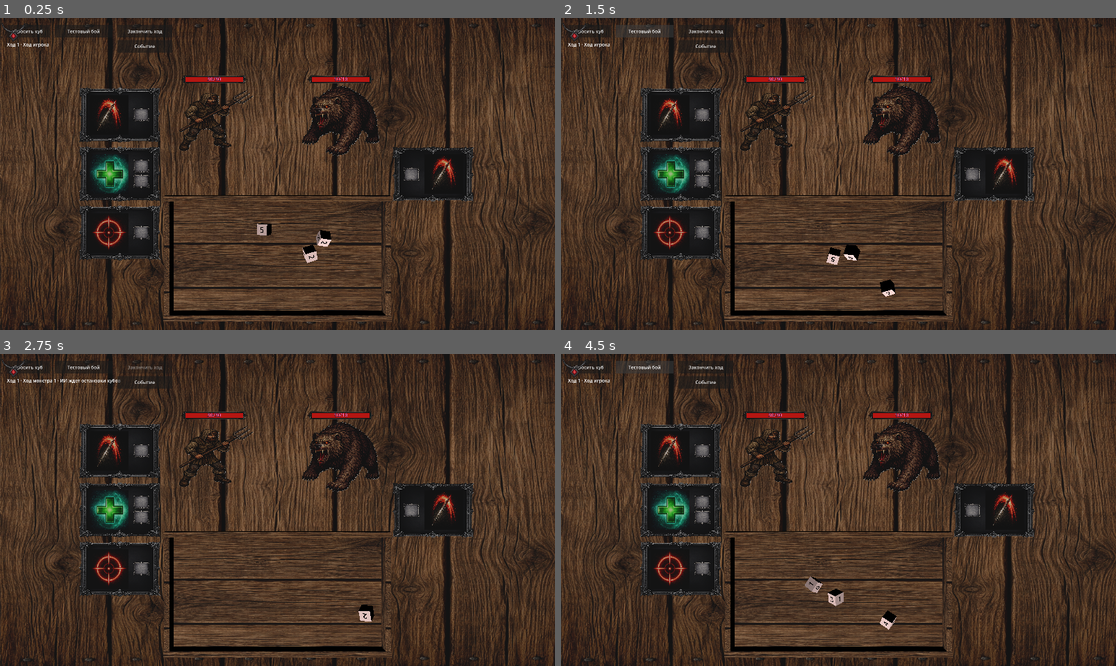
Above: before the commit, frames 1-4 (two rows, left to right).
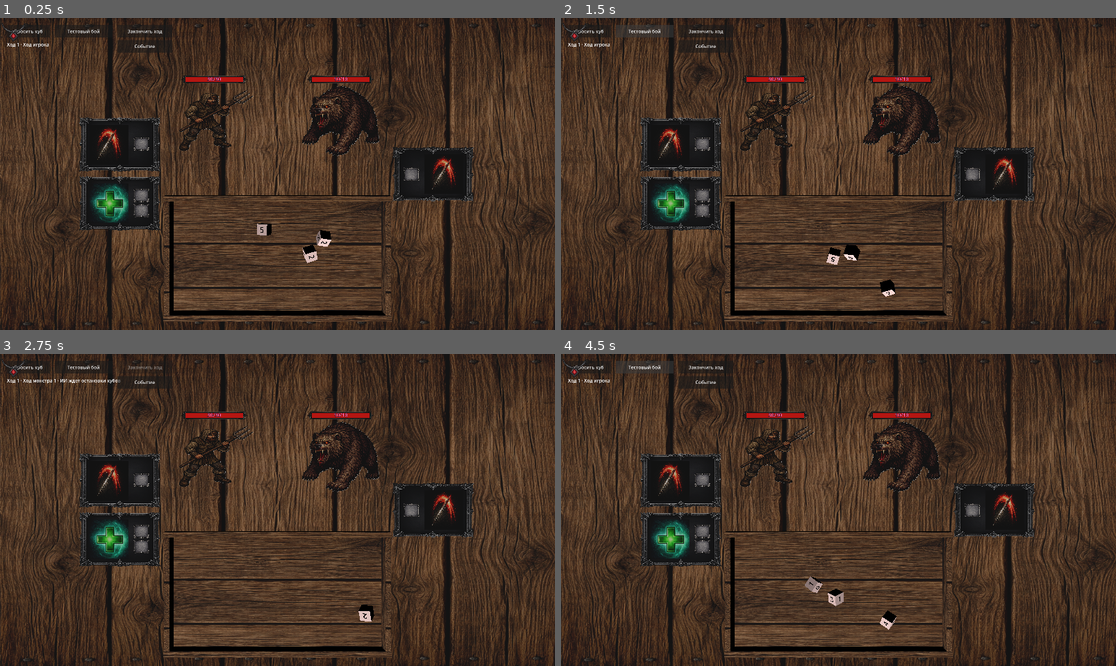
Above: after the commit, the same moments.

Repository: olegbogai-web/dicegame
Game: Godot game, scene res://scenes/new_battle_table.tscn
Two runs of this game, one before a commit and one after it. Both use one fixed random seed, a clock stepped at 60 frames per second and the inputs below. This scene is started directly instead of the project's main scene.
Inputs:
- Up to frame 1 (0.25 s): no input
- Up to frame 2 (1.5 s): click "Бросить куб" at 0.5 s; click "Тестовый бой" at 1.25 s
- Up to frame 3 (2.75 s): click "Закончить ход" at 2 s
- Up to frame 4 (4.5 s): click "Событие" at 2.75 s; click "Бросить куб" at 3.5 s; click "Тестовый бой" at 4.25 s

The runs differ from the first frame. In frame 1, 5.1% of the frame differs, in the area x 14-29%, y 22-78%; in frame 2, 5.1%; in frame 3, 5.1%; in frame 4, 5.1%.

Commit message:
Revert "Add `strengthening` ability with dice-sum cost and wire into player base kit"

Diff:
--- a/content/abilities/definitions/strengthening.tres
+++ /dev/null
@@ -1,57 +0,0 @@
-[gd_resource type="Resource" script_class="AbilityDefinition" format=3]
-
-[ext_resource type="Script" uid="uid://hkq3wkhbbh1u" path="res://content/abilities/resources/ability_definition.gd" id="1_ability"]
-[ext_resource type="Script" uid="uid://cijja5c0f6ibw" path="res://content/abilities/resources/ability_cost.gd" id="2_cost"]
-[ext_resource type="Script" uid="uid://vqakigfsnb18" path="res://content/abilities/resources/ability_dice_condition.gd" id="3_dice_condition"]
-[ext_resource type="Script" uid="uid://c2t7x3op44t3s" path="res://content/abilities/resources/ability_target_rule.gd" id="4_target_rule"]
-[ext_resource type="Script" uid="uid://drneiu6png0u3" path="res://content/abilities/resources/ability_effect_definition.gd" id="6_effect"]
-[ext_resource type="Texture2D" uid="uid://ch8jyy4v7upmo" path="res://assets/ability/strengthening.png" id="7_icon"]
-
-[sub_resource type="Resource" id="AbilityDiceCondition_any"]
-script = ExtResource("3_dice_condition")
-min_value = 1
-max_value = 6
-required_tags = PackedStringArray()
-forbidden_tags = PackedStringArray()
-accepted_face_ids = PackedStringArray()
-consume_order = PackedStringArray()
-
-[sub_resource type="Resource" id="AbilityCost_main"]
-script = ExtResource("2_cost")
-dice_conditions = Array[ExtResource("3_dice_condition")]([SubResource("AbilityDiceCondition_any")])
-additional_costs = {
-"max_dice_count": 3,
-"min_dice_count": 1,
-"required_dice_sum": 9
-}
-
-[sub_resource type="Resource" id="AbilityEffect_strength"]
-script = ExtResource("6_effect")
-effect_id = "strengthening_apply_strength"
-effect_type = &"apply_status"
-status_id = "strength"
-magnitude = 2
-dice_query_tags = PackedStringArray()
-
-[sub_resource type="Resource" id="AbilityTargetRule_self"]
-script = ExtResource("4_target_rule")
-side = 3
-selection = 0
-min_targets = 0
-max_targets = 0
-allow_self = true
-required_tags = PackedStringArray()
-forbidden_tags = PackedStringArray()
-
-[resource]
-script = ExtResource("1_ability")
-ability_id = "strengthening"
-display_name = "Усиление"
-description = "Требует кубы с суммой 9 (не более 3 кубов). Накладывает Сила +2."
-icon = ExtResource("7_icon")
-tags = PackedStringArray("support", "status")
-owner_scope = 0
-cost = SubResource("AbilityCost_main")
-target_rule = SubResource("AbilityTargetRule_self")
-effects = Array[ExtResource("6_effect")]([SubResource("AbilityEffect_strength")])
-follow_up_ability_ids = PackedStringArray()
--- a/content/abilities/resources/ability_cost.gd
+++ b/content/abilities/resources/ability_cost.gd
@@ -15,9 +15,7 @@
 
 
 func requires_dice() -> bool:
-	if dice_conditions.size() > 0:
-		return true
-	return additional_costs.has("required_dice_sum")
+	return dice_conditions.size() > 0
 
 
 func has_any_cost() -> bool:
--- a/content/combat/runtime/battle_ability_runtime.gd
+++ b/content/combat/runtime/battle_ability_runtime.gd
@@ -43,9 +43,6 @@
 static func get_required_dice_count(ability: AbilityDefinition) -> int:
 	if ability == null or ability.cost == null:
 		return 0
-	var required_dice_sum := int(ability.cost.additional_costs.get("required_dice_sum", 0))
-	if required_dice_sum > 0 and ability.cost.dice_conditions.is_empty():
-		return maxi(int(ability.cost.additional_costs.get("min_dice_count", 1)), 1)
 	var total_required := 0
 	for dice_condition in ability.cost.dice_conditions:
 		if dice_condition == null:
@@ -66,10 +63,6 @@
 		return selected
 
 	var available_dice := _filter_candidate_dice(dice_list, require_stopped)
-	var required_dice_sum := int(ability.cost.additional_costs.get("required_dice_sum", 0))
-	if required_dice_sum > 0:
-		return _collect_dice_for_sum_cost(ability, available_dice, required_dice_sum)
-
 	for dice_condition in ability.cost.dice_conditions:
 		if dice_condition == null:
 			continue
@@ -81,69 +74,6 @@
 			available_dice.erase(matched_dice_item)
 			selected.append(matched_dice_item)
 	return selected
-
-
-static func _collect_dice_for_sum_cost(
-	ability: AbilityDefinition,
-	available_dice: Array[Dice],
-	required_dice_sum: int
-) -> Array[Dice]:
-	if required_dice_sum <= 0:
-		return []
-	var min_dice_count := maxi(int(ability.cost.additional_costs.get("min_dice_count", 1)), 1)
-	var max_dice_count := maxi(int(ability.cost.additional_costs.get("max_dice_count", available_dice.size())), min_dice_count)
-	var candidate_dice: Array[Dice] = []
-	for dice in available_dice:
-		if _is_die_allowed_for_sum_cost(dice, ability):
-			candidate_dice.append(dice)
-	if candidate_dice.is_empty():
-		return []
-	var selected := _find_sum_combination(candidate_dice, required_dice_sum, min_dice_count, max_dice_count, 0, [])
-	return selected
-
-
-static func _is_die_allowed_for_sum_cost(dice: Dice, ability: AbilityDefinition) -> bool:
-	if dice == null or ability == null:
-		return false
-	if ability.cost.dice_conditions.is_empty():
-		return true
-	for dice_condition in ability.cost.dice_conditions:
-		if is_die_usable_for_ability(dice, ability, dice_condition, false):
-			return true
-	return false
-
-
-static func _find_sum_combination(
-	candidate_dice: Array[Dice],
-	required_dice_sum: int,
-	min_dice_count: int,
-	max_dice_count: int,
-	start_index: int,
-	current_selection: Array[Dice]
-) -> Array[Dice]:
-	var current_sum := 0
-	for dice in current_selection:
-		current_sum += dice.get_top_face_value()
-	if current_sum == required_dice_sum and current_selection.size() >= min_dice_count:
-		return current_selection.duplicate()
-	if current_sum >= required_dice_sum or current_selection.size() >= max_dice_count:
-		return []
-
-	for index in range(start_index, candidate_dice.size()):
-		var next_die := candidate_dice[index]
-		current_selection.append(next_die)
-		var nested := _find_sum_combination(
-			candidate_dice,
-			required_dice_sum,
-			min_dice_count,
-			max_dice_count,
-			index + 1,
-			current_selection
-		)
-		if not nested.is_empty():
-			return nested
-		current_selection.remove_at(current_selection.size() - 1)
-	return []
 
 
 static func filter_ready_dice(dice_list: Array[Dice], require_stopped: bool = false) -> Array[Dice]:
--- a/content/entities/player.gd
+++ b/content/entities/player.gd
@@ -47,7 +47,7 @@
 	runtime_cube_global_map = base_stat.get_resolved_base_cube_global_map().duplicate(true)
 	runtime_reward_cube = base_stat.get_resolved_base_reward_cube().duplicate(true)
 	runtime_money_cube = base_stat.get_resolved_base_money_cube().duplicate(true)
-	ability_loadout = base_stat.get_resolved_starting_abilities().duplicate()
+	ability_loadout = base_stat.starting_abilities.duplicate()
 	artifacts_runtime.clear()
 	run_flags.clear()
 
--- a/content/entities/player_base_stat.gd
+++ b/content/entities/player_base_stat.gd
@@ -13,9 +13,6 @@
 const REWARD_CARD_UP_ICON := preload("res://assets/dice_edges/card_up.png")
 const REWARD_MONEY_ICON := preload("res://assets/dice_edges/money.png")
 const MONEY_DICE_SKIN := preload("res://assets/dice_edges/money_dice_skin.png")
-const COMMON_ATTACK_ABILITY := preload("res://content/abilities/definitions/common_attack.tres")
-const HEAL_ABILITY := preload("res://content/abilities/definitions/heal.tres")
-const STRENGTHENING_ABILITY := preload("res://content/abilities/definitions/strengthening.tres")
 const DiceDefinitionScript = preload("res://content/dice/resources/dice_definition.gd")
 const DiceFaceDefinitionScript = preload("res://content/dice/resources/dice_face_definition.gd")
 
@@ -54,7 +51,7 @@
 		return false
 	if get_resolved_base_money_cube() == null:
 		return false
-	for ability_definition in get_resolved_starting_abilities():
+	for ability_definition in starting_abilities:
 		if ability_definition == null or not ability_definition.supports_owner(true):
 			return false
 	for artifact_definition in get_resolved_artifacts_base():
@@ -85,12 +82,6 @@
 	if not artifacts_base.is_empty():
 		return artifacts_base
 	return _build_default_artifacts_base()
-
-
-func get_resolved_starting_abilities() -> Array[AbilityDefinition]:
-	if not starting_abilities.is_empty():
-		return starting_abilities
-	return _build_default_starting_abilities()
 
 
 func _build_default_base_cube_global_map() -> Array[DiceDefinition]:
@@ -152,14 +143,6 @@
 	return []
 
 
-func _build_default_starting_abilities() -> Array[AbilityDefinition]:
-	return [
-		COMMON_ATTACK_ABILITY,
-		HEAL_ABILITY,
-		STRENGTHENING_ABILITY,
-	]
-
-
 func _build_money_face(value: String) -> DiceFaceDefinition:
 	var face := DiceFaceDefinitionScript.new()
 	face.text_value = value
--- a/content/rooms/subclasses/battle_room.gd
+++ b/content/rooms/subclasses/battle_room.gd
@@ -6,7 +6,6 @@
 const TEST_MONSTER_DEFINITION := preload("res://content/monsters/definitions/test_monster.tres")
 const COMMON_ATTACK_ABILITY := preload("res://content/abilities/definitions/common_attack.tres")
 const HEAL_ABILITY := preload("res://content/abilities/definitions/heal.tres")
-const STRENGTHENING_ABILITY := preload("res://content/abilities/definitions/strengthening.tres")
 const BattleAbilityRuntime = preload("res://content/combat/runtime/battle_ability_runtime.gd")
 const BattleTurnRuntime = preload("res://content/combat/runtime/battle_turn_runtime.gd")
 const BattleEffectRuntime = preload("res://content/combat/runtime/battle_effect_runtime.gd")
@@ -449,7 +448,6 @@
 	base_stat.starting_abilities = [
 		COMMON_ATTACK_ABILITY,
 		HEAL_ABILITY,
-		STRENGTHENING_ABILITY,
 	]
 	base_stat.starting_dice = [
 		preload("res://content/resources/base_cube.tres"),
Not shown, changed: docs/ARCHITECTURE.md
